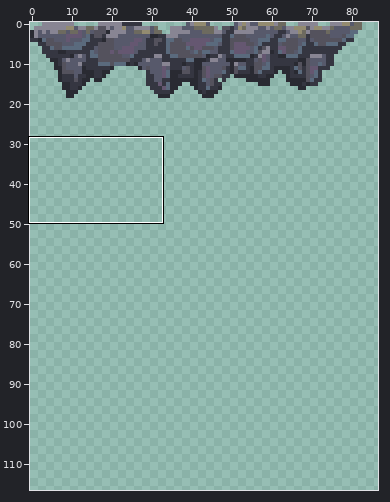
Two versions of one sprite sheet, AgainstFate/Assets/Sprites/Traps/Level2.png. The first picture is a wide view before the edit; the outline marks the close-up.
Close-up. Earlier state:
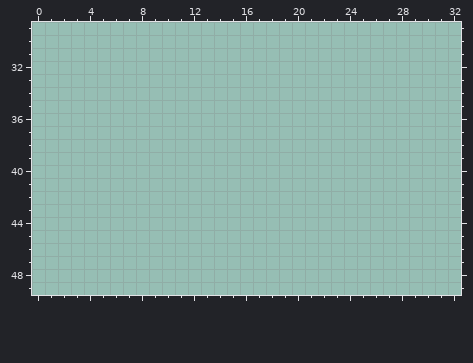
The file is 256x256 pixels. Colours within 5 levels of each other are drawn and written as one. Shown: x 0..32, y 29..49. The wide view leaves out empty margins. The commit also changed other parts of the picture, which this record leaves out.
Palette (. is transparent): 
After:
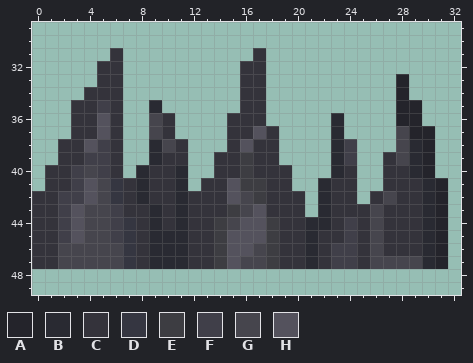
Colours new in this view: A #24242b  B #292a32  C #34333b  D #353641  E #3d3d42  F #403f49  G #46454d  H #54525d
Edits made:
y 31: x 6 . -> C; x 17 . -> C
y 32: x 5..6 .. -> CC; x 16..17 .. -> CC
y 33: x 5..6 .. -> CC; x 16..17 .. -> CC; x 28 . -> A
y 34: x 4..6 ... -> CCC; x 16..17 .. -> CC; x 28 . -> A
y 35: x 3..6 .... -> CCFC; x 9 . -> B; x 16..17 .. -> CC; x 28..29 .. -> AA
y 36: x 3..6 .... -> CCHC; x 9..10 .. -> GC; x 15..17 ... -> CCC; x 23 . -> B; x 28..29 .. -> AA
y 37: x 3..6 .... -> CCHC; x 9..10 .. -> GC; x 15..18 .... -> CCHC; x 23 . -> B; x 28..30 ... -> GAA
y 38: x 2..6 ..... -> CCHFC; x 9..11 ... -> BGC; x 15..18 .... -> CHCC; x 23..24 .. -> BF; x 28..30 ... -> GBA
y 39: x 2..6 ..... -> CCFFC; x 9..11 ... -> BCC; x 14..18 ..... -> CCECC; x 23..24 .. -> BF; x 27..30 .... -> CGBA
y 40: x 1..6 ...... -> CCFGFC; x 8..11 .... -> BCCB; x 14..19 ...... -> CCECCC; x 23..24 .. -> BC; x 27..30 .... -> CCBA
y 41: x 1..11 ........... -> CCFHGDCBCCB; x 13..19 ....... -> CCHEECC; x 22..24 ... -> BCC; x 27..31 ..... -> CCCBA
y 42: x 0..20 ..................... -> CCFFHGDCBCCBCCCHGECCC; x 22..24 ... -> BCC; x 26..31 ...... -> CGCCBA
y 43: x 0..20 ..................... -> CCFHGGFCCBCBCCCEGHCCC; x 22..31 .......... -> BCCCGCCCBA
y 44: x 0..31 ................................ -> CCFHGGFDCBCBCCEGHHECCBBCFCGCCCBA
y 45: x 0..31 ................................ -> CCFHGGFDCBBBCCEHHHECCBCCFCGCCCBA
y 46: x 0..31 ................................ -> CCGGGGGDCBBBCCEHHGECCBCFFCGCCCBA
y 47: x 0..31 ................................ -> CCGGGGGDCBBBCCEHGGECCBCFFCGGGGBA
Where, in picture pixels (left, top, right, bottom), the same in both close-ups:
added: (32, 48, 448, 269)
